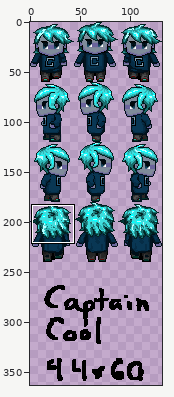
Sprite sheet, stored at img/captain_cool.png. Above: a wide view before the commit, with the close-up outlined.
Close-up. Before:
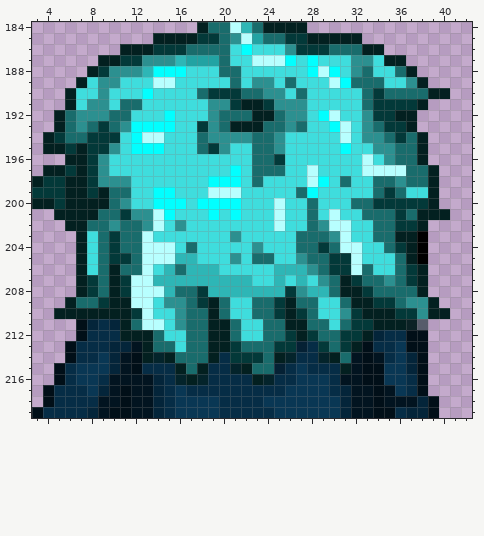
The file is 132x440 pixels. Pixels under 10% opacity are left out. Colours within 5 levels of each other are drawn and written as one. Shown: x 3..42, y 184..219. The wide view leaves out empty margins. The commit also changed other parts of the picture, which this record leaves out.
Once edited:
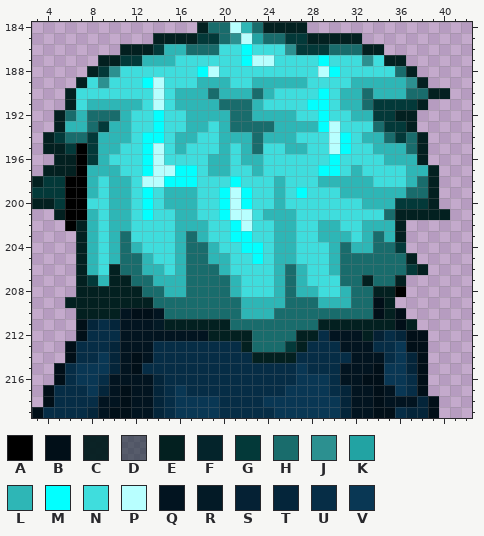
Palette (. is transparent): A #000000  B #010f18  C #031d1ef4  D #03202090  E #032020  F #04242b  G #033939  H #196c6c  J #2c9090  K #22a3a3  L #2eb6b6  M #02ffff  N #3fdddd  P #b8ffff  Q #021420  R #031a26  S #052134  T #04253a  U #062d46  V #093754
Changes in this commit:
Changed rows in their new state; - is an unchanged pixel.
first column x 5:
186 ----------LL---N--------------------
187 --------LLLNNNNN-M--NN-NM--N--------
188 ------NNNNNN-MPNN------N---NN-------
189 -----N--M-N--LLLN-LLLLL--NNLLLLL----
190 ----N---NP-LLLHLLL-LN-N-M-LL-LLL----
191 ---LLLLL-P-LLLLHHHLNNNNMM-LL--------
192 --LHH-L--MN-LLLL--LLLLN--N-LL-------
193 -LL--LLNN-N-LLNLHHH-LLLLMPN-N-------
194 ----LLLNMM-LLNNLLL-LLL---PM-LL------
195 --A-LL-N-P-L-NNL-L-NNLL--P---LLL----
196 E-A-L---MP----LL-LLNN----M--N-LLL---
197 -EALLL--MPPMM-LLN-LNN--NMM-LNNNNLL--
198 -AALNLL-PPMMM-NN--N-L--NLLLLLNNNL---
199 -AALNLL-MNLLL-NM-M--L-MN--LLLLLLHH--
200 -AANNLL-MNLLLNN-PM--L--N---NLLL-----
201 -AALNLLNMNNLL-NMPP-LLL-N-N--NN-EE---
202 -A-LNLLNNN-LLL--MP--LL-NLLN-LLLE..--
203 ---LNL-NN--LHL--MM--LLNNLLL-L-L-..--
204 ---LNL-LNNNL-HL--MM-LLNNNLHLLH--..--
205 ---LNLH-LNN-HHLLN-MNLLNNNLHHHHH--.--
206 ---LN---LLNLHHHL-----H-NNLHH-HH-----
207 ----L-EHH---HHHH-N---H--NNHHE-HE..--
208 ---EE-EEHH-L-HHH-NNN-HL-NNLHHEEA..--
209 --EEE--EEHHH-HH-HLLLLH--LLLHHBE....-
210 ..----QBBQHH--H-HLLLHHH-HHHHHB-B....
211 ------QQQREEEE---HH--HH-EEEEE--BE.--
212 ------QQQQQQQQ--EEH--H-EUQQQ-S-T----
213 ------Q-QUUUUUUUUE--H-E-UUQQQ-------
214 --------QUUUUUU-UUEE-E--UUU-Q-------
215 -----------UUU--UUUUU-----Q-Q-------
216 -----------UUU----UU----------------
